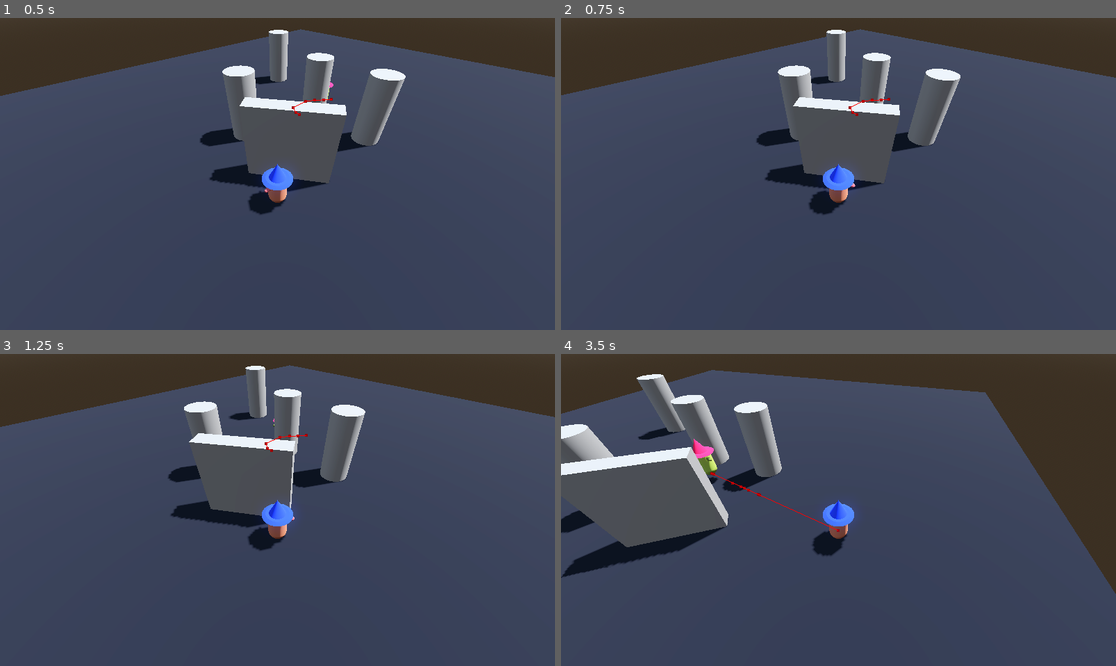
Above: before the commit, frames 1-4 (two rows, left to right).
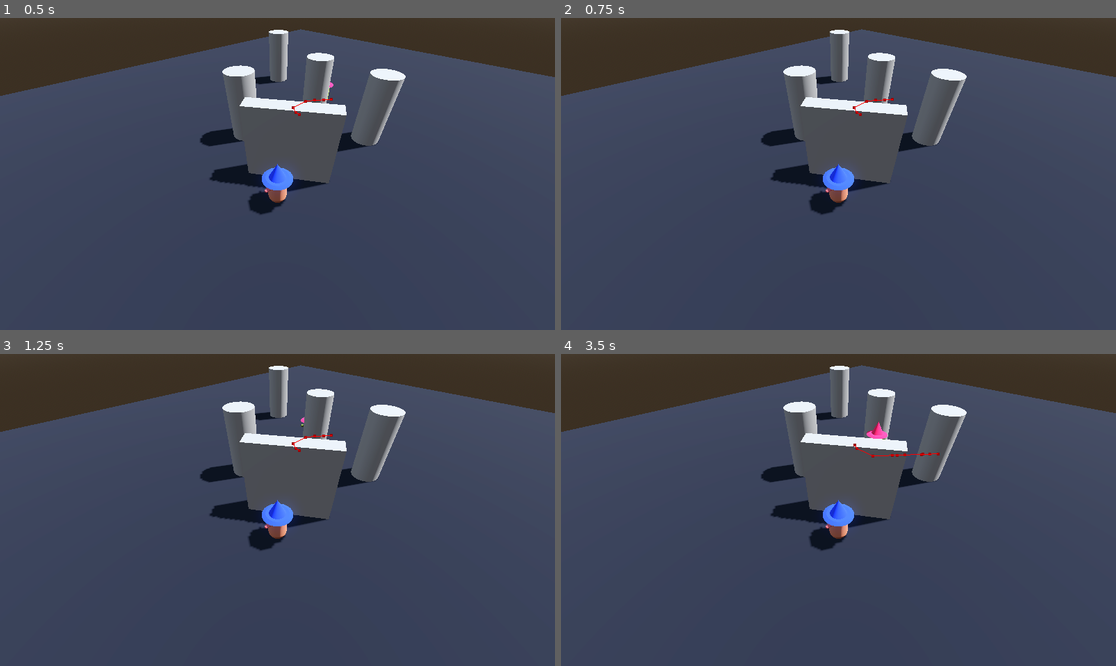
Above: after the commit, the same moments.

Repository: saba-kal/library-game
Game: Godot game, scene res://debug.tscn
Two runs of this game, one before a commit and one after it. Both use one fixed random seed, a clock stepped at 60 frames per second and the inputs below. The project has no main scene, so this scene is started directly.
Inputs:
- Up to frame 1 (0.5 s): no input
- Up to frame 2 (0.75 s): hold D (right) from 0.53 s (still down); hold Space (dash, bound only after the commit) from 0.53 s (still down)
- Up to frame 3 (1.25 s): keep holding D (right); keep holding Space (dash, bound only after the commit)
- Up to frame 4 (3.5 s): release D (right) at 1.28 s; release Space (dash, bound only after the commit) at 1.28 s; hold S (down) 1.28-2.03 s; tap Q (cam_left) at 1.35 s; tap Space (dash, bound only after the commit) at 1.55, 2.3, 2.85 s; hold D (right) 2.03-2.78 s; hold E (cam_right) 2.03-2.78 s; hold W (up) from 2.78 s (still down)

Frame 1 is identical in both runs. In frame 2, 2.2% of the frame differs, in the area x 0-100%, y 3-63%; in frame 3, 6.5%; in frame 4, 19%, in the area x 0-100%, y 3-77%.

Commit message:
Added Dash state
also a simple state machine for the player

Diff:
--- /dev/null
+++ b/core/character_state.gd
@@ -0,0 +1,25 @@
+class_name CharacterState extends Node
+
+@onready var character: CharacterBody3D = $"../.."
+@onready var state_machine: Node = $".."
+
+## Emitted when the state finishes and wants to transition to another state.
+signal finished(next_state_path: String, data: Dictionary)
+
+## Called by the state machine upon changing the active state. The `data` parameter
+## is a dictionary with arbitrary data the state can use to initialize itself.
+func enter(previous_state_path: String, data := {}) -> void:
+	pass
+
+## Called by the state machine before changing the active state. Use this function
+## to clean up the state.
+func exit() -> void:
+	pass
+
+## Called by the state machine when receiving unhandled input events.
+func handle_input(_event: InputEvent) -> void:
+	pass
+
+## Called by the state machine on the engine's physics update tick.
+func physics_update(_delta: float) -> void:
+	pass
--- a/project.godot
+++ b/project.godot
@@ -65,6 +65,11 @@
 "events": [Object(InputEventKey,"resource_local_to_scene":false,"resource_name":"","device":-1,"window_id":0,"alt_press …(192 unchanged characters)…
 ]
 }
+dash={
+"deadzone": 0.5,
+"events": [Object(InputEventKey,"resource_local_to_scene":false,"resource_name":"","device":-1,"window_id":0,"alt_pressed":false,"shift_pressed":false,"ctrl_pressed":false,"meta_pressed":false,"pressed":false,"keycode":0,"physical_keycode":32,"key_label":0,"unicode":32,"location":0,"echo":false,"script":null)
+]
+}
 
 [layer_names]
 
--- /dev/null
+++ b/scenes/player/dash.gd
@@ -0,0 +1,35 @@
+extends CharacterState
+
+@export var movement_state:CharacterState
+
+@export var distance:float = 5.0
+@export var duration:float = 0.2
+
+var speed:float
+var timer:Timer
+
+var dash_dir:Vector2
+
+func _ready() -> void:
+	timer = Timer.new()
+	timer.one_shot = true
+	timer.timeout.connect(done)
+	add_child(timer)
+
+func enter(previous_state_path: String, data := {}) -> void:
+	speed = distance / duration
+	dash_dir = data.vector
+	timer.start(duration)
+	character.set_orientation_from_top_down_vector(dash_dir)
+
+func exit() -> void:
+	character.velocity.x = 0
+	character.velocity.z = 0
+
+func physics_update(_delta: float) -> void:
+	character.adjust_body_velocity(_delta, speed, 0.0)
+	character.velocity.x = character.direction.x * speed
+	character.velocity.z = character.direction.z * speed
+
+func done() -> void:
+	finished.emit(movement_state.get_path())
--- /dev/null
+++ b/scenes/player/movement.gd
@@ -0,0 +1,20 @@
+extends CharacterState
+
+@export var dash_state: CharacterState
+
+@export var move_speed:float = 5
+@export var acceleration:float = 4
+
+var input_dir:Vector2
+var last_dir:Vector2
+
+func handle_input(_event: InputEvent) -> void:
+	if _event.is_action_pressed("dash"):
+		finished.emit(dash_state.get_path(), {'vector': last_dir})
+	pass
+
+func physics_update(_delta: float) -> void:
+	input_dir = Input.get_vector("left", "right", "up", "down")
+	last_dir = input_dir if input_dir else last_dir
+	character.set_orientation_from_top_down_vector(input_dir)
+	character.adjust_body_velocity(_delta, move_speed, acceleration)
--- a/scenes/player/player.tscn
+++ b/scenes/player/player.tscn
@@ -1,7 +1,9 @@
-[gd_scene load_steps=12 format=3 uid="uid://dmtrnvihyrtdi"]
+[gd_scene load_steps=14 format=3 uid="uid://dmtrnvihyrtdi"]
 
-[ext_resource type="Script" path="res://scripts/player/player.gd" id="1_2f2x5"]
-[ext_resource type="Script" path="res://scripts/player/camera_controller.gd" id="2_23lc7"]
+[ext_resource type="Script" path="res://scenes/player/player.gd" id="1_2f2x5"]
+[ext_resource type="Script" path="res://scenes/player/camera_controller.gd" id="2_23lc7"]
+[ext_resource type="Script" path="res://scenes/player/movement.gd" id="4_o2lce"]
+[ext_resource type="Script" path="res://scenes/player/dash.gd" id="5_0dcju"]
 
 [sub_resource type="StandardMaterial3D" id="StandardMaterial3D_snnpj"]
 albedo_color = Color(0.78, 0.45578, 0.3276, 1)
@@ -71,3 +73,13 @@
 spring_length = 10.0
 
 [node name="Camera3D" type="Camera3D" parent="CamRoot/SpringArm3D"]
+
+[node name="StateMachine" type="Node" parent="."]
+
+[node name="Movement" type="Node" parent="StateMachine" node_paths=PackedStringArray("dash_state")]
+script = ExtResource("4_o2lce")
+dash_state = NodePath("../Dash")
+
+[node name="Dash" type="Node" parent="StateMachine" node_paths=PackedStringArray("movement_state")]
+script = ExtResource("5_0dcju")
+movement_state = NodePath("../Movement")
--- a/scripts/player/player.gd
+++ b/scripts/player/player.gd
@@ -6,22 +6,55 @@
 @export var decceleration:float = 5
 @export var rotation_speed:float = 10
 
+@export_group("StateMachine")
+@export var initial_state:CharacterState
+
 @onready var body: MeshInstance3D = $Body
+@onready var state_machine: Node = $StateMachine
+@onready var state:CharacterState = (func get_initial_state() -> CharacterState:
+	return initial_state if initial_state else state_machine.get_child(0)
+).call()
+
+var direction:Vector3
+var target_rotation:float
+
+func _ready() -> void:
+	for state_node:CharacterState in state_machine.find_children("*", "CharacterState"):
+		state_node.finished.connect(_transition_to_next_state)
+
+	state.enter("")
+
+func _transition_to_next_state(target_state_path:String, data:Dictionary = {}) -> void:
+	if not state_machine.has_node(target_state_path):
+		printerr(owner.name + ": Trying to transition to state " + target_state_path + " but it did not exist")
+		return
+
+	var previous_state_path := state.name
+	state.exit()
+	state = state_machine.get_node(target_state_path)
+	state.enter(previous_state_path, data)
 
 func _physics_process(delta: float) -> void:
 	if not is_on_floor():
 		velocity += get_gravity() * delta
 
-	var input_dir := Input.get_vector("left", "right", "up", "down")
-	var direction := transform.basis * Vector3(input_dir.x, 0, input_dir.y).rotated(Vector3.UP, $CamRoot/SpringArm3D.rotation.y).normalized()
-	var target_rotation = atan2(direction.x, direction.z) - rotation.y
+	state.physics_update(delta)
 
+	if not direction:
+		velocity.x = lerp(velocity.x, 0.0, decceleration * delta)
+		velocity.z = lerp(velocity.z, 0.0, decceleration * delta)
+
+	move_and_slide()
+
+func _unhandled_input(event: InputEvent) -> void:
+	state.handle_input(event)
+
+func set_orientation_from_top_down_vector(vector:Vector2) -> void:
+	direction = transform.basis * Vector3(vector.x, 0, vector.y).rotated(Vector3.UP, $CamRoot/SpringArm3D.rotation.y).normalized()
+	target_rotation = atan2(direction.x, direction.z) - rotation.y
+
+func adjust_body_velocity(delta:float, move_speed:float, acceleration:float) -> void:
 	if direction:
 		body.rotation.y = lerp_angle(body.rotation.y, target_rotation, rotation_speed * delta)
 		velocity.x = lerp(velocity.x, direction.x * move_speed, acceleration * delta)
 		velocity.z = lerp(velocity.z, direction.z * move_speed, acceleration * delta)
-	else:
-		velocity.x = lerp(velocity.x, 0.0, decceleration * delta)
-		velocity.z = lerp(velocity.z, 0.0, decceleration * delta)
-
-	move_and_slide()
